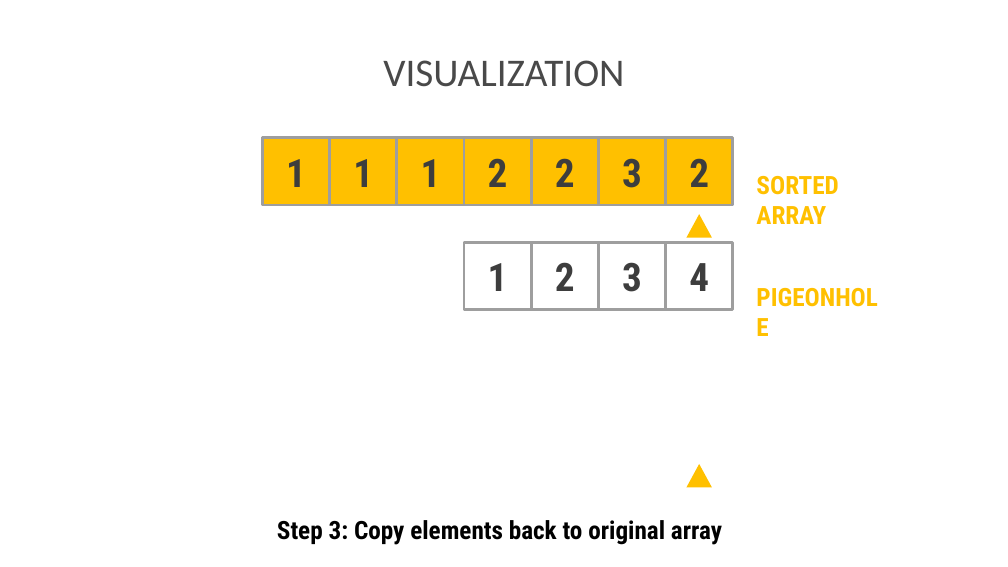
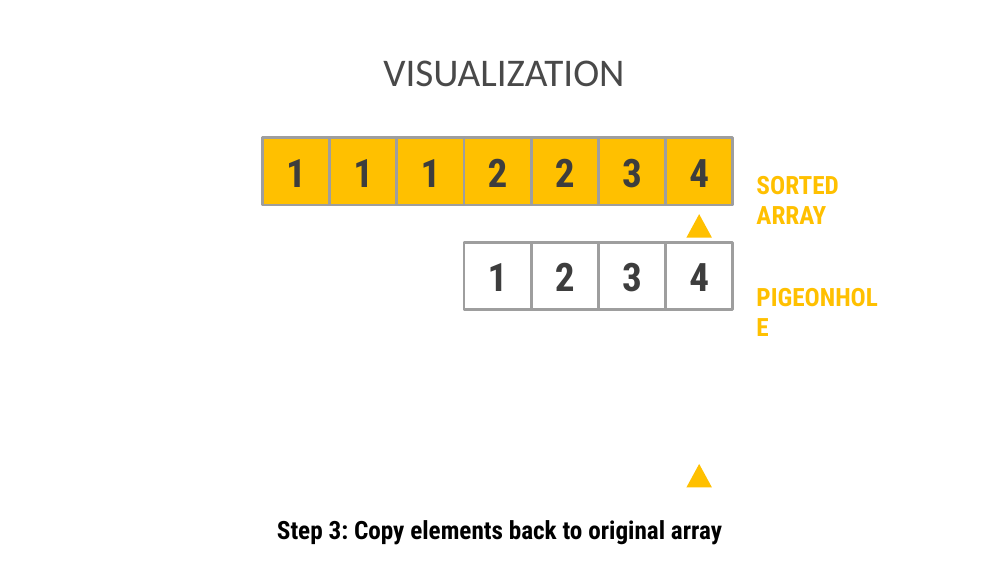
Before and after one commit to pnmq1103/cs163-seminar, a slide deck: slide 90 of presentation.pptx. Drawn at 1008x567 pixels with LibreOffice and Linux fonts; fonts in the diff are those of the drawing. Boxes give left, top, right and bottom in pixels: in the first picture for what was removed or moved away, otherwise in the second. Text is boxed around its words. In the diff, an @@ line names an element or a change of style, - is before the commit and + after.

```diff
--- a/presentation.pptx
+++ b/presentation.pptx
@@ text in rectangle at <box>689,159,709,187</box>: text changed @@
-2
+4
```
Also in this commit, not shown: 1 other slide changed, 1 slide added.
